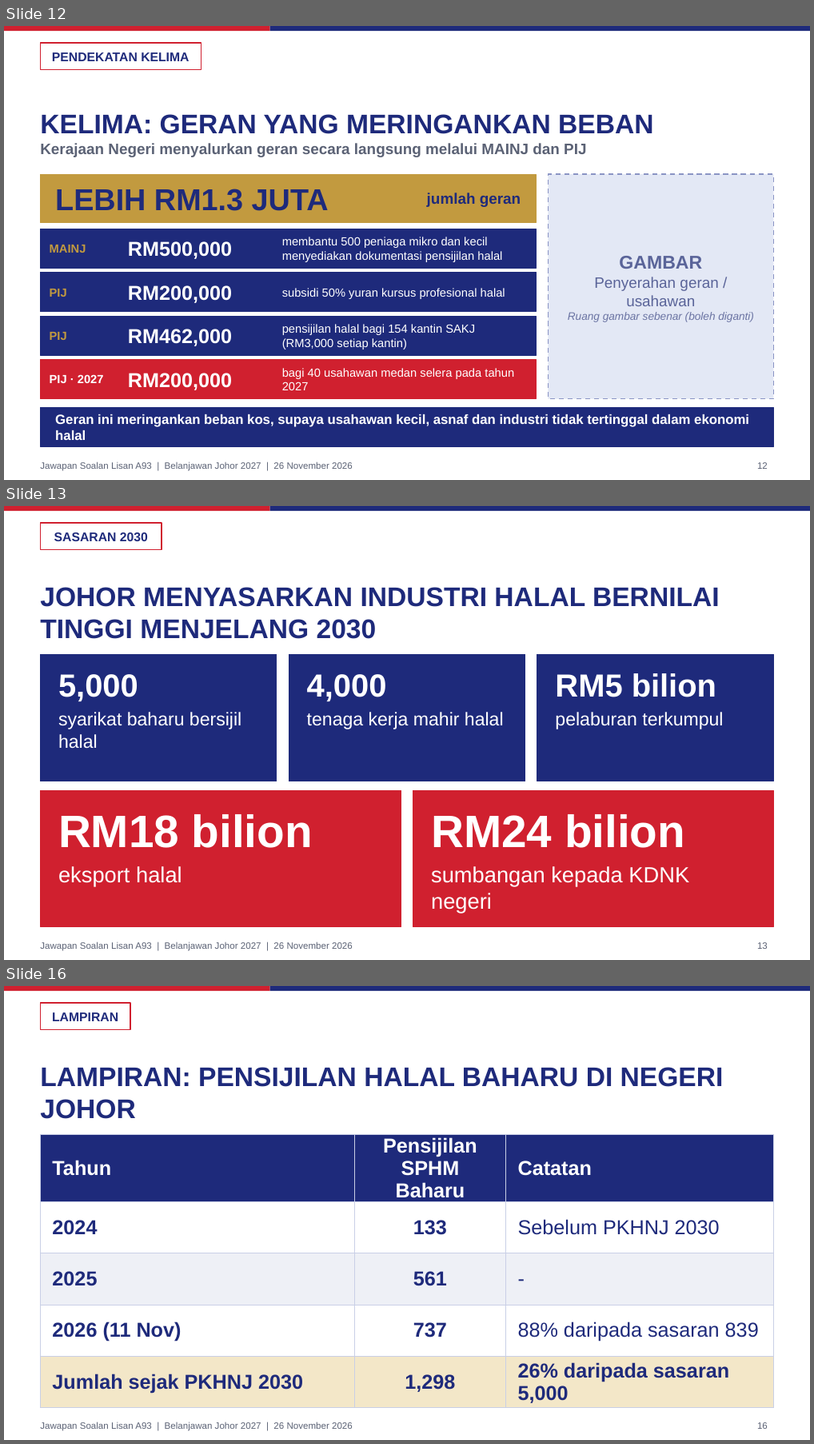
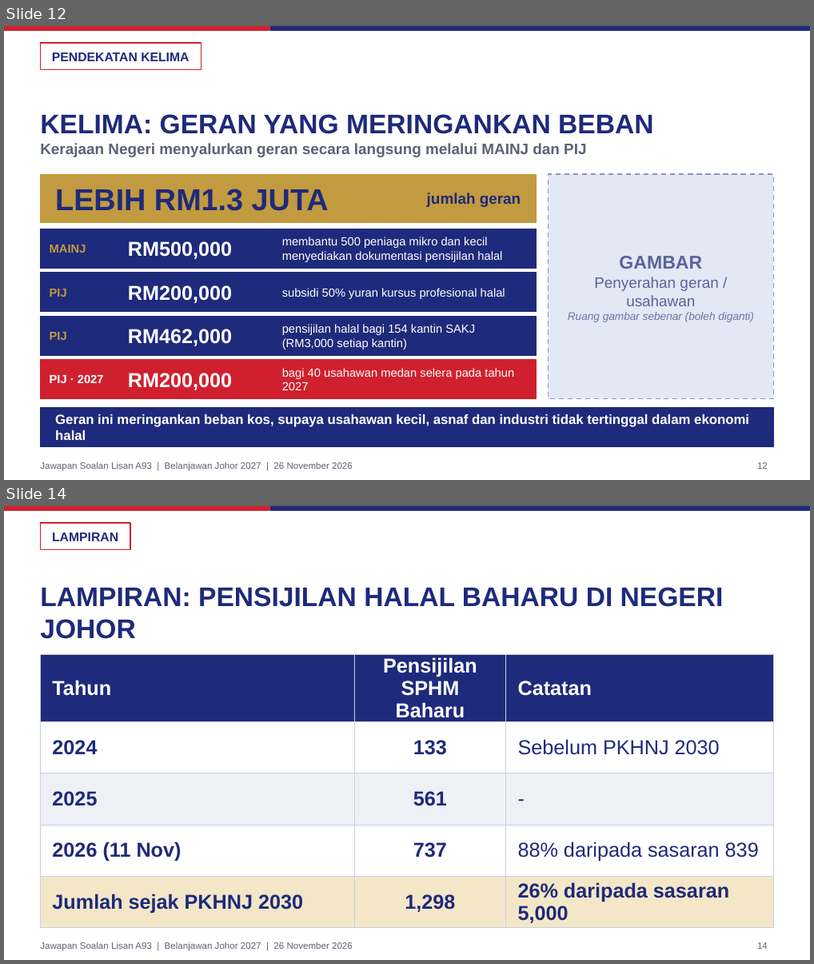
Before and after one commit to nawaljoe/Nawal, a slide deck: slides/A93_Halal_Johor_16x9.pptx. Shown one above the other, each under a label of ours: slides 12, 13 and 16 before the commit, slides 12 and 14 after it; the slides between them are not shown. The pictures are 814x1444 and 814x964 pixels, drawn with LibreOffice and Linux fonts; fonts in the diff are those of the drawing; background and template pictures are left out. Boxes give left, top, right and bottom in pixels: in the first picture for what was removed or moved away, otherwise in the second. Text is boxed around its words. In the diff, an @@ line names an element or a change of style, - is before the commit and + after.

```diff
--- a/slides/A93_Halal_Johor_16x9.pptx
+++ b/slides/A93_Halal_Johor_16x9.pptx
@@ slide 13 removed at bbox=[4, 506, 810, 960], background #FFFFFF; not listed: 3 template elements that a slide beside it also shows @@
@@ rectangle removed at bbox=[40, 523, 162, 549] @@
@@ text removed at bbox=[54, 532, 148, 541] @@
-SASARAN 2030
@@ title removed at bbox=[40, 587, 720, 639] @@
-JOHOR MENYASARKAN INDUSTRI HALAL BERNILAI TINGGI MENJELANG 2030
@@ rectangle removed at bbox=[40, 654, 277, 781] @@
@@ rectangle removed at bbox=[289, 654, 526, 781] @@
@@ rectangle removed at bbox=[538, 654, 774, 781] @@
@@ text removed at bbox=[555, 673, 717, 697] @@
-RM5 bilion
@@ text removed at bbox=[58, 674, 138, 701] @@
-5,000
@@ text removed at bbox=[307, 674, 387, 701] @@
-4,000
@@ text removed at bbox=[58, 712, 242, 748] @@
-syarikat baharu bersijil halal
@@ text removed at bbox=[307, 712, 504, 729] @@
-tenaga kerja mahir halal
@@ text removed at bbox=[555, 712, 723, 729] @@
-pelaburan terkumpul
@@ rectangle removed at bbox=[40, 790, 401, 927] @@
@@ rectangle removed at bbox=[413, 790, 774, 927] @@
@@ text removed at bbox=[58, 814, 313, 848] @@
-RM18 bilion
@@ text removed at bbox=[431, 814, 686, 848] @@
-RM24 bilion
@@ text removed at bbox=[58, 866, 182, 886] @@
-eksport halal
@@ text removed at bbox=[431, 866, 690, 912] @@
-sumbangan kepada KDNK negeri
@@ page number removed at bbox=[758, 942, 768, 948] @@
-13
@@ what was slide 16 is now slide 14 @@
@@ page number at bbox=[758, 942, 768, 948]: text changed @@
-16
+14
```
Also in this commit, not shown: 1 slide changed, 1 other slide removed, 4 other files.
